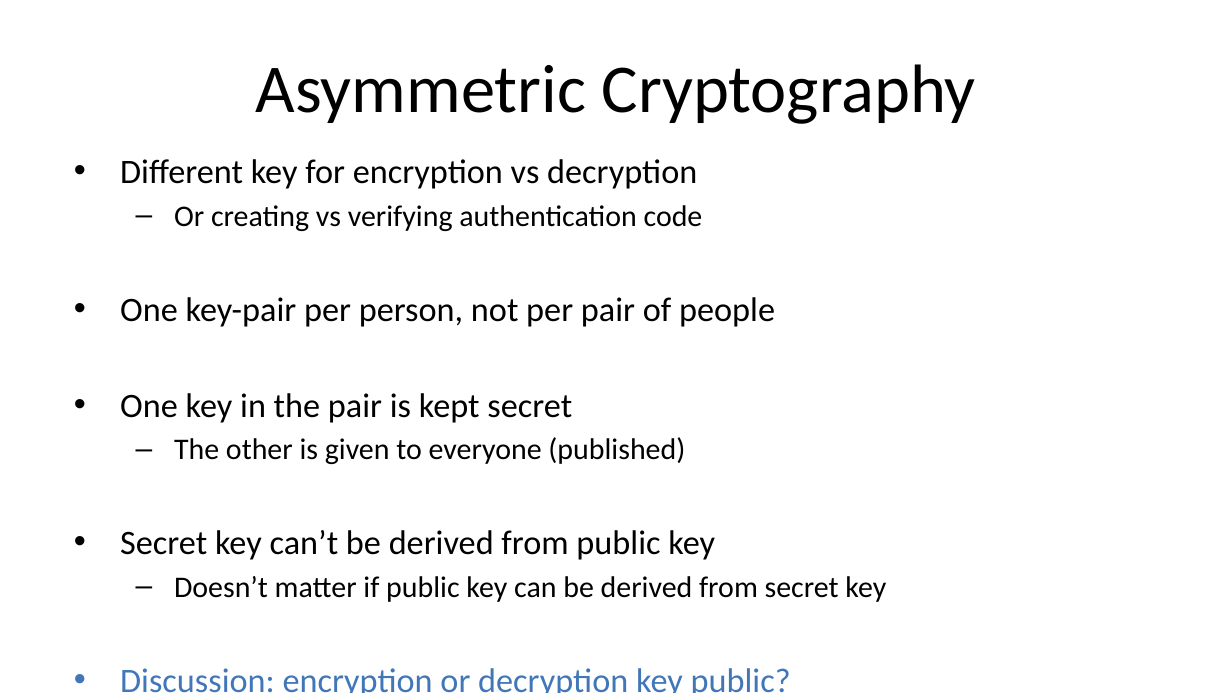
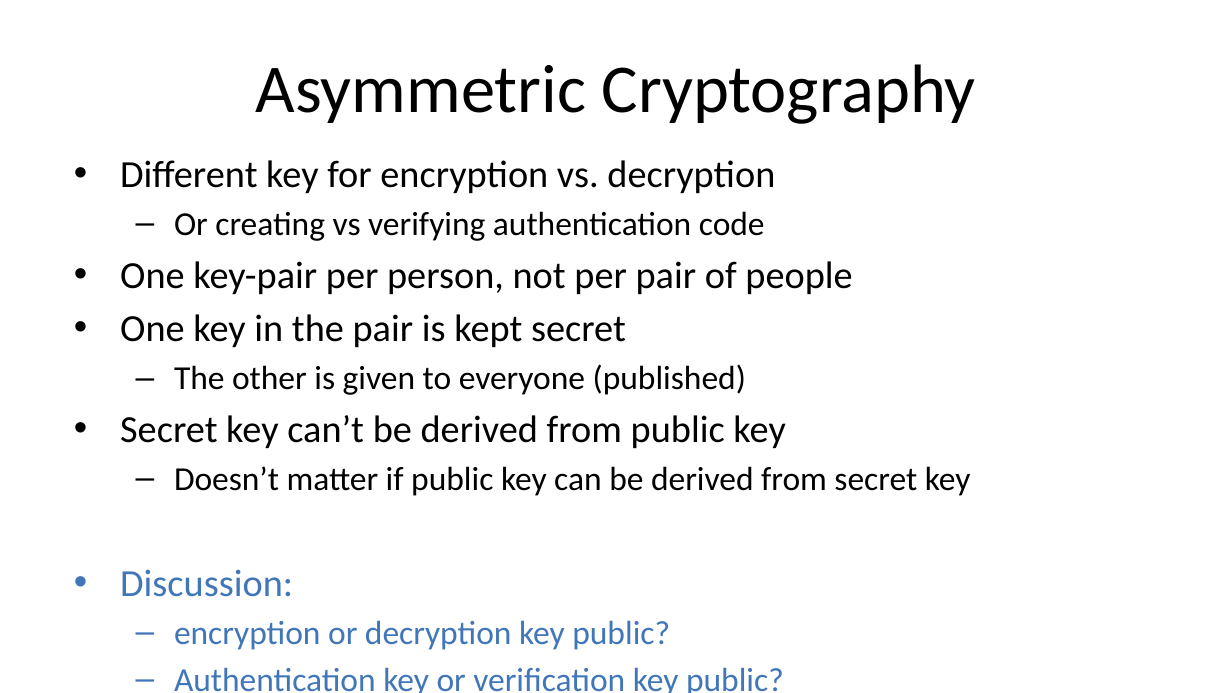
Before and after one commit to noise-lab/security-course, a slide deck: slide 9 of fall2016/lectures/6-PublicKey.pptx (slide 12 before the commit). Drawn at 1232x693 pixels with LibreOffice and Linux fonts; fonts in the diff are those of the drawing. Boxes give left, top, right and bottom in pixels: in the first picture for what was removed or moved away, otherwise in the second. Text is boxed around its words. In the diff, an @@ line names an element or a change of style, - is before the commit and + after.

```diff
--- a/fall2016/lectures/6-PublicKey.pptx
+++ b/fall2016/lectures/6-PublicKey.pptx
@@ text at [120, 160, 775, 194]: text changed; size 20 to 22.4 pt @@
-• Different key for encryption vs decryption
+• Different key for encryption vs. decryption
@@ text at [120, 211, 971, 693]: size 17.5 to 19.6 pt in "Or creating vs verifying authentication code", "The other is given to everyone (published)", "Doesn’t matter if public key can be ..."; size 20 to 22.4 pt in "One key-pair per person, not per pair ...", "One key in the pair is kept ...", "Secret key can’t be derived from public ..."; size 20 to 19.6 pt in "Authentication key or verification key public?"; bullet • to –; list level 1 to 2 in "Authentication key or verification key ..." @@
@@ text at [120, 569, 670, 650]: text changed; size 20 to 19.6 pt @@
-• Discussion: encryption or decryption key public?
+• Discussion:
+  – encryption or decryption key public?
```
Also in this commit, not shown: 31 other slides changed, 5 slides added, 4 slides removed, 1 other file.
